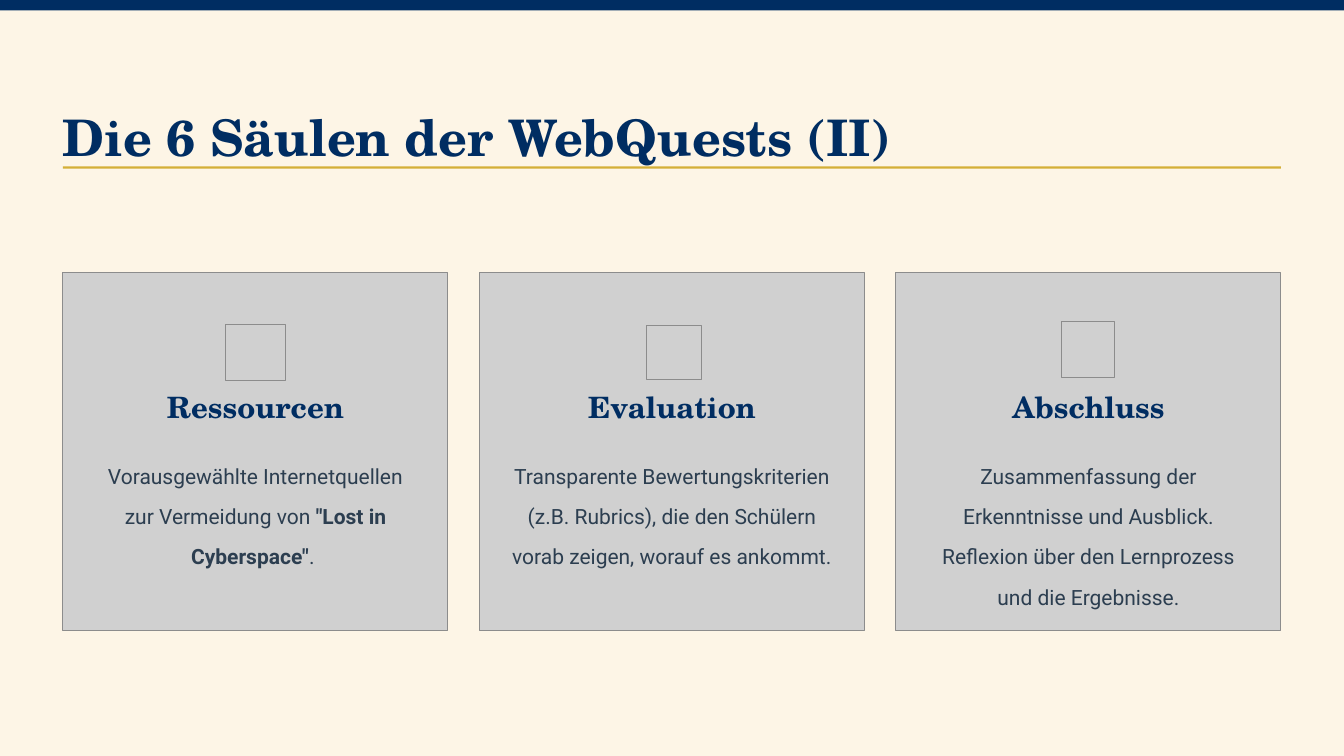
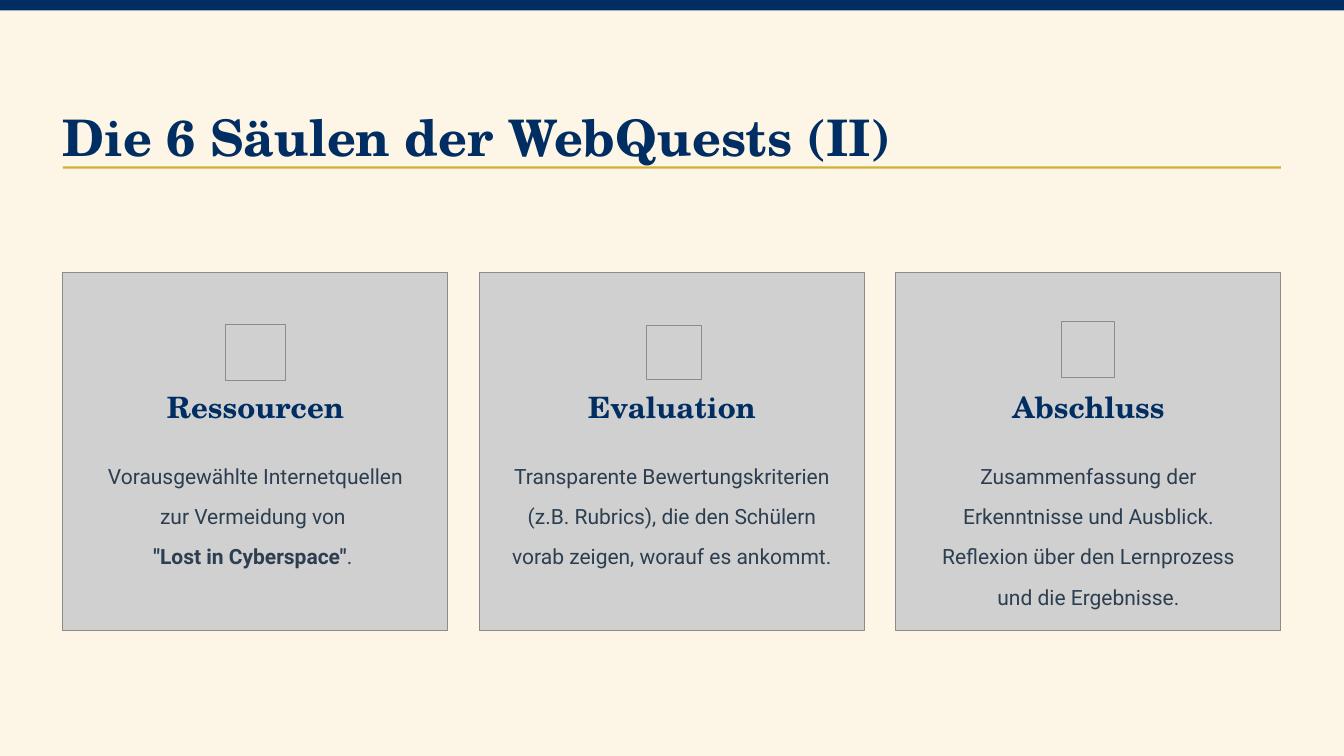
Before and after one commit to MaxL034/Webquest-EU.github.io, a slide deck: slide 5 of praesentation/webquests.pptx. Drawn at 1344x756 pixels with LibreOffice and Linux fonts; fonts in the diff are those of the drawing; grey boxes stand for pictures; background and template pictures are left out. Boxes give left, top, right and bottom in pixels: in the first picture for what was removed or moved away, otherwise in the second. Text is boxed around its words. In the diff, an @@ line names an element or a change of style, - is before the commit and + after.

```diff
--- a/praesentation/webquests.pptx
+++ b/praesentation/webquests.pptx
@@ text at (108, 468, 402, 569): text changed @@
-Vorausgewählte Internetquellen zur Vermeidung von "Lost in Cyberspace".
+Vorausgewählte Internetquellen zur Vermeidung von
+"Lost in Cyberspace".
```
Also in this commit, not shown: 2 other slides changed, 1 slide added.
